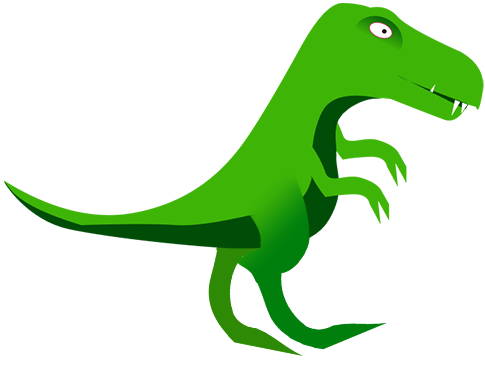
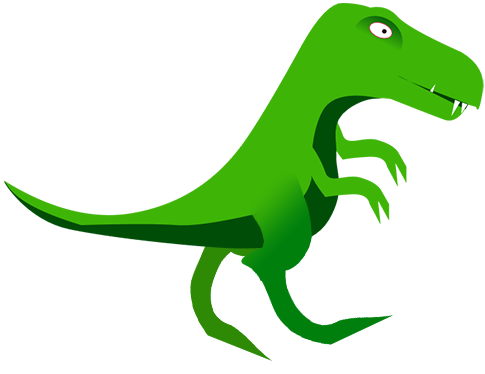
Layered file, before and after one edit (485 × 374). Changes by layer:
painted on "Unknown-3" over [237,174,393,350]
painted on "Unknown-3 copy" over [190,174,313,361]
